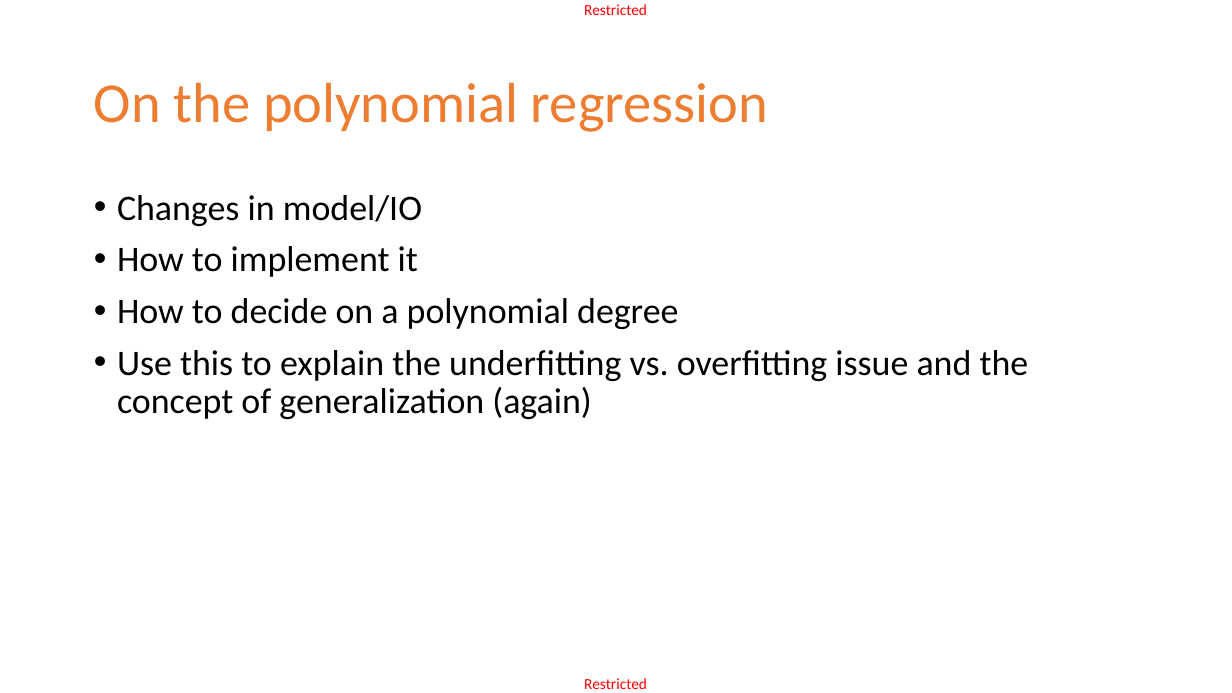
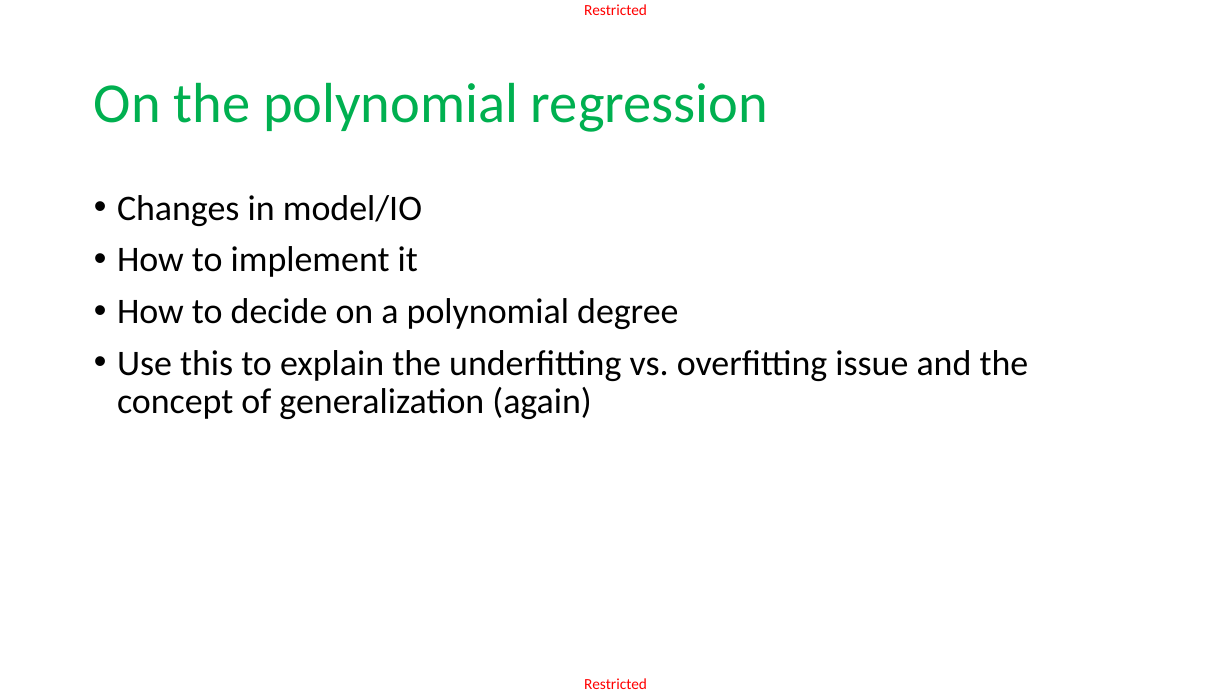
Before and after one commit to matthieudemari/SUTD_DL_50_039, a slide deck: slide 17 of Extras/Org.pptx. Drawn at 1232x693 pixels with LibreOffice and Linux fonts; fonts in the diff are those of the drawing. Boxes give left, top, right and bottom in pixels: in the first picture for what was removed or moved away, otherwise in the second. Text is boxed around its words. In the diff, an @@ line names an element or a change of style, - is before the commit and + after.

```diff
--- a/Extras/Org.pptx
+++ b/Extras/Org.pptx
@@ title "On the polynomial regression" at (94,82,768,132): text colour #ED7D31 to #00B050 @@
```
Also in this commit, not shown: 50 other slides changed, 3 other files.
